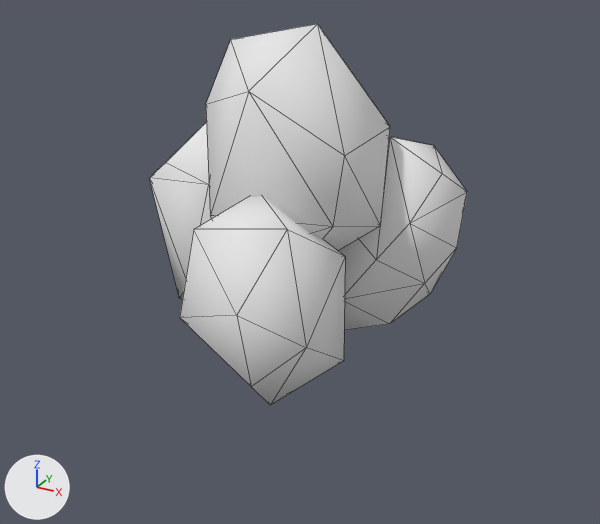
What one commit did to the glTF model models/whDwarfBirch1.glb.
Both versions are drawn from a 50 mm lens placed at (2.67, -4.45, 3.2), pointed at (0.27, -0.09, 1.02). Every picture has the same lights, and +X, +Y and +Z are marked at lower left. The older version comes first. Mesh edges are drawn as thin lines. Vertices at exactly the same position are counted once.
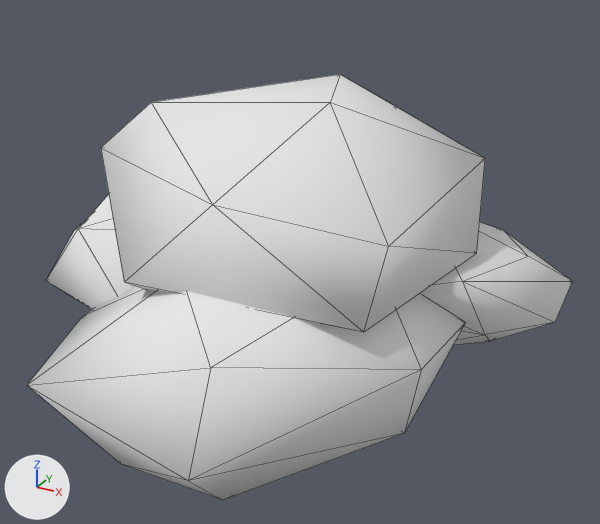
Boxes [x1, y1, x2, y2] around the edits, measured in the pictures (600 x 524 px):
'Cube', reshaped (71% wider, 12% taller)
    before: [149, 24, 467, 405]
    after: [27, 74, 572, 500]
part 1 of me_cube_001, added
    after: [419, 222, 572, 345]
part 2 of me_cube_001, added
    after: [46, 194, 134, 309]
part 3 of me_cube_001, added
    after: [27, 286, 466, 500]
part 4 of me_cube_001, added
    after: [101, 74, 485, 332]
part 5 of me_cube_001, deleted
    before: [339, 136, 467, 330]
part 6 of me_cube_001, deleted
    before: [149, 24, 390, 405]

The change in detail:
me_cube_001 is used by ob_cube; location (0.0, 0.0, 0.0).
me_cube_001 had 104 vertices, 186 faces and spanned x -1.09..1.14, y -1.11..1.01, z -0.09..2.52.
me_cube_001 now has 107 vertices, 181 faces and spans x -1.72..1.83, y -1.85..1.64, z -0.09..2.1.
me_cube_001 part 1: a new loose piece of 25 vertices spanning x -0.42..1.83, y -0.49..1.64, z 0.2..1.32, in mat_dwarfbirchleaf (white #e7e7e7).
me_cube_001 part 2: a new loose piece of 19 vertices spanning x -1.72..0.42, y -0.95..1.48, z 0.21..1.26, in mat_dwarfbirchleaf (white #e7e7e7).
me_cube_001 part 3: a new loose piece of 18 vertices spanning x -0.96..1.39, y -1.85..0.15, z 0.18..1.27, in mat_dwarfbirchleaf (white #e7e7e7).
me_cube_001 part 4: a new loose piece of 16 vertices spanning x -1.0..1.38, y -1.23..1.15, z 0.89..2.1, in mat_dwarfbirchleaf (white #e7e7e7).
me_cube_001 part 5: the loose piece of 25 vertices spanning x 0.09..1.14, y -0.03..1.01, z 0.4..1.79 is deleted.
Part 6, on me_cube_001:
50 vertices are removed from x -1.09..0.8, y -1.11..0.76, z 0.29..2.52.
92 faces are deleted.
